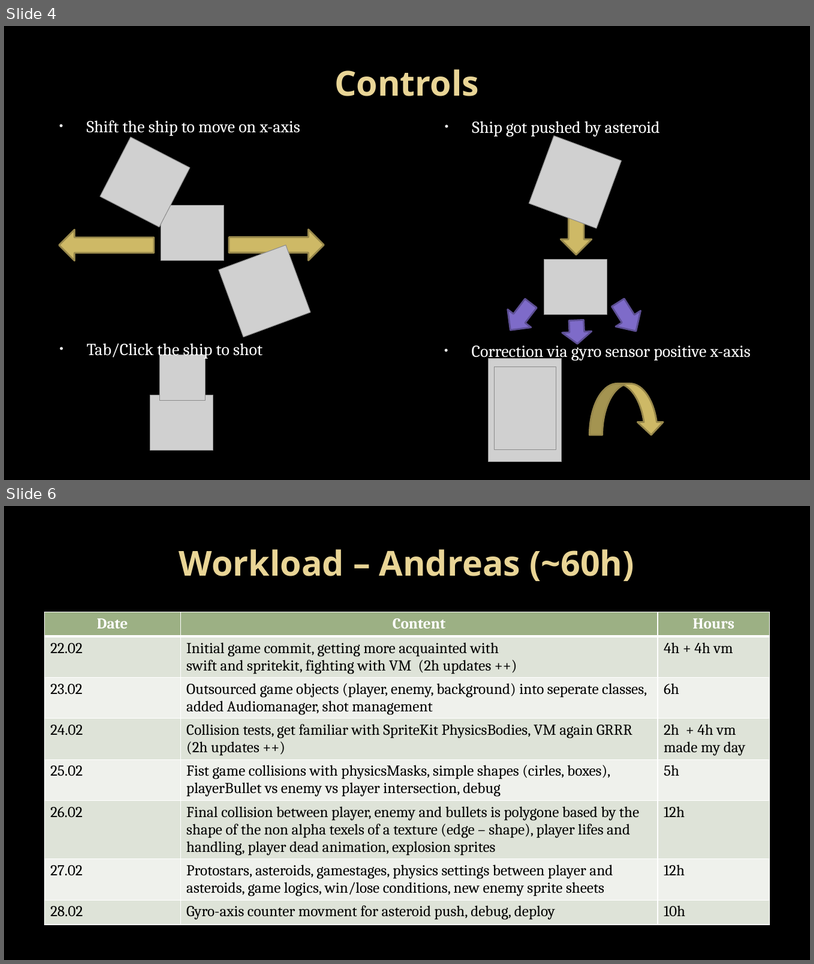
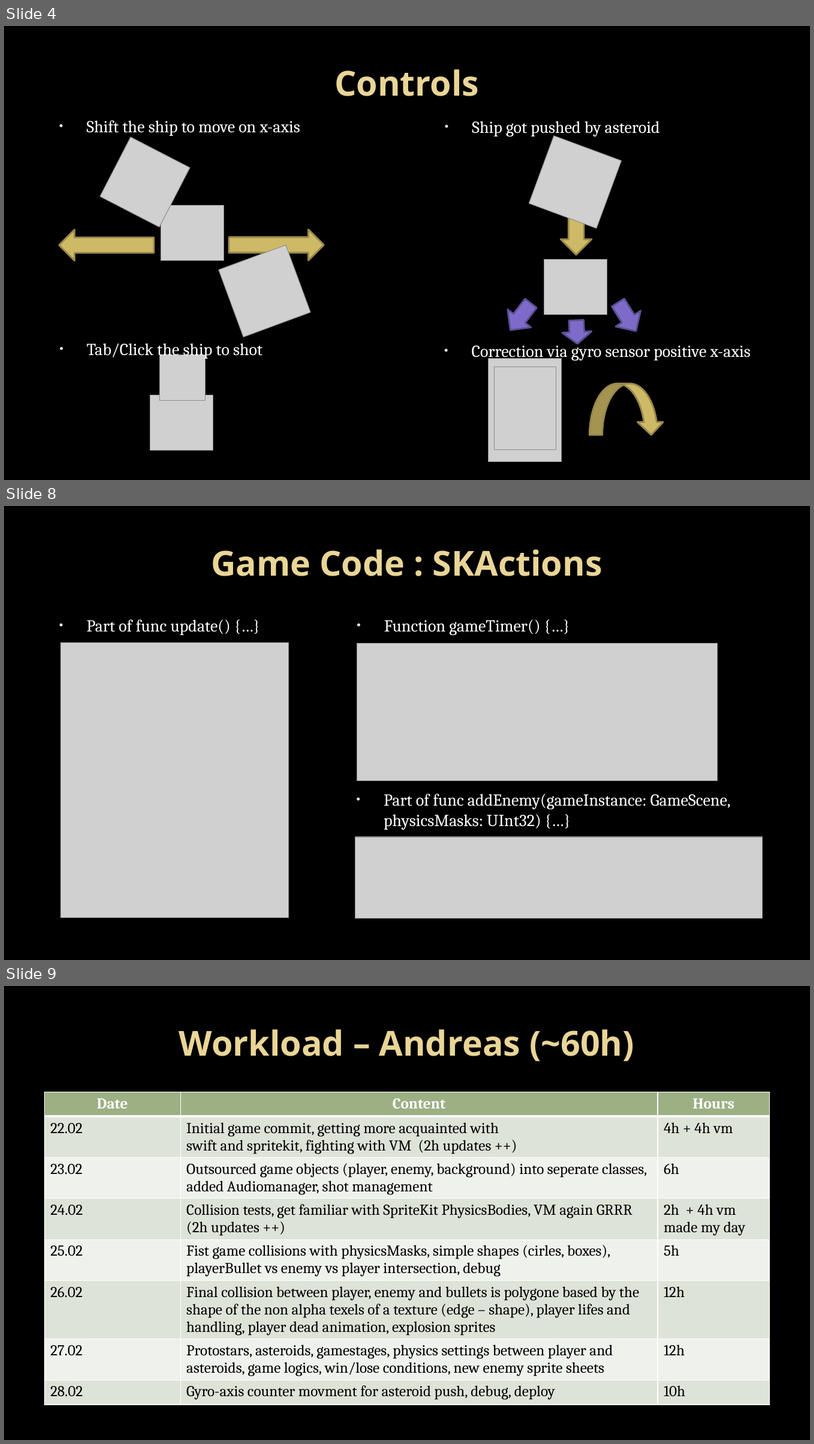
Before and after one commit to andreasdietze/MobileAppWiSe1718, a slide deck: Präsentation/MobileAppsWiSe1718_Dietze_Schmitt_Vorabversion.pptx. Shown one above the other, each under a label of ours: slides 4 and 6 before the commit, slides 4, 8 and 9 after it; the slides between them are not shown. The pictures are 814x964 and 814x1444 pixels, drawn with LibreOffice and Linux fonts; fonts in the diff are those of the drawing; grey boxes stand for pictures; background and template pictures are left out. Boxes give left, top, right and bottom in pixels: in the first picture for what was removed or moved away, otherwise in the second. Text is boxed around its words. In the diff, an @@ line names an element or a change of style, - is before the commit and + after.

```diff
--- a/Präsentation/MobileAppsWiSe1718_Dietze_Schmitt_Vorabversion.pptx
+++ b/Präsentation/MobileAppsWiSe1718_Dietze_Schmitt_Vorabversion.pptx
@@ slide 8 added at box(4, 506, 810, 960), background picture (left out) @@
@@ title added at box(211, 549, 603, 576), 41 pt, text gradient #EAD696 to #E7D081, bold @@
+Game Code : SKActions
@@ text added at box(87, 619, 231, 635), 20 pt, text #FFFFFF @@
+• Part of func update() {…}
@@ text added at box(384, 619, 540, 635), 20 pt, text #FFFFFF @@
+• Function gameTimer() {…}
@@ picture added at box(60, 643, 288, 918) @@
@@ picture added at box(357, 643, 717, 780) @@
@@ text added at box(384, 793, 731, 829), 20 pt, text #FFFFFF @@
+• Part of func addEnemy(gameInstance: GameScene, physicsMasks: UInt32) {…}
@@ picture added at box(356, 837, 763, 919) @@
@@ what was slide 6 is now slide 9 @@
```
Also in this commit, not shown: 2 slides changed, 3 other slides added, 1 slide removed.
